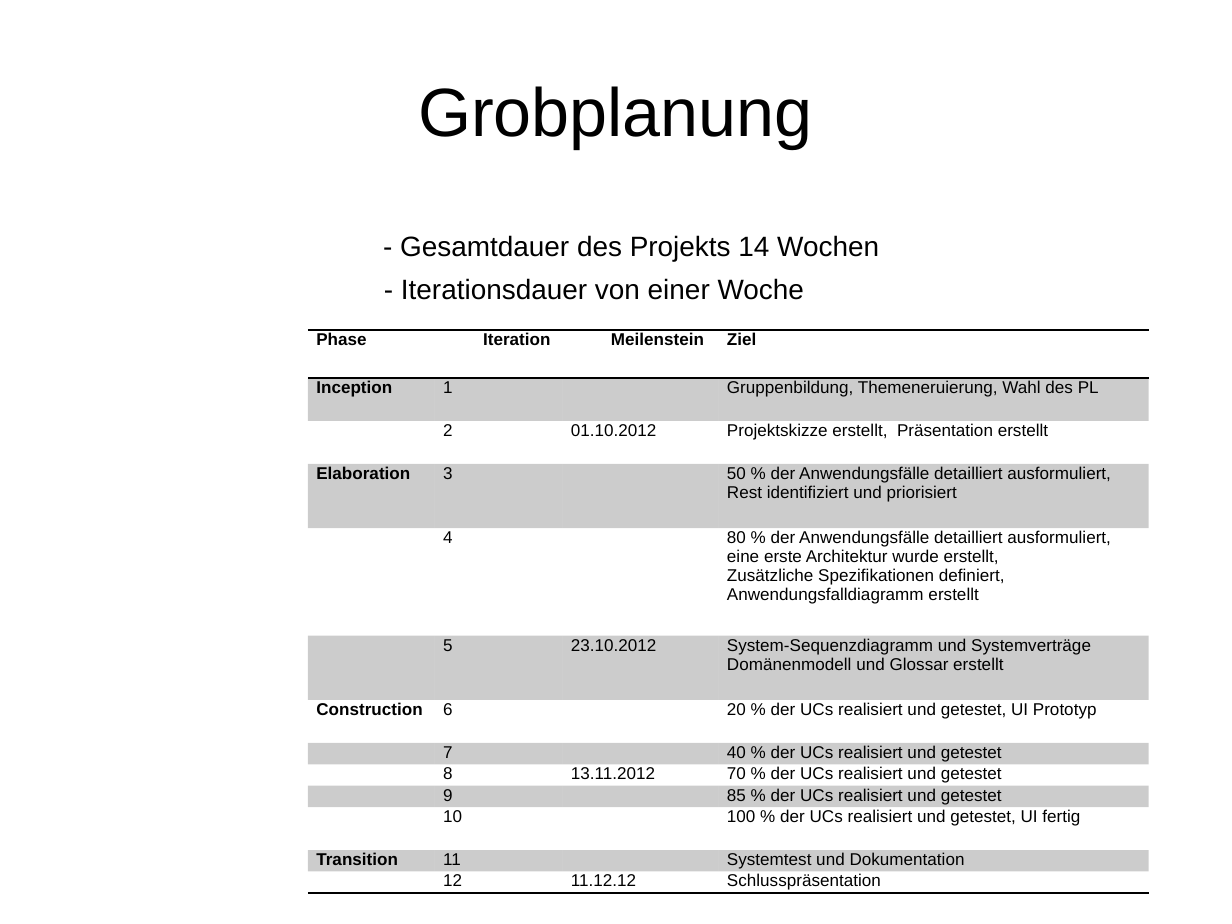
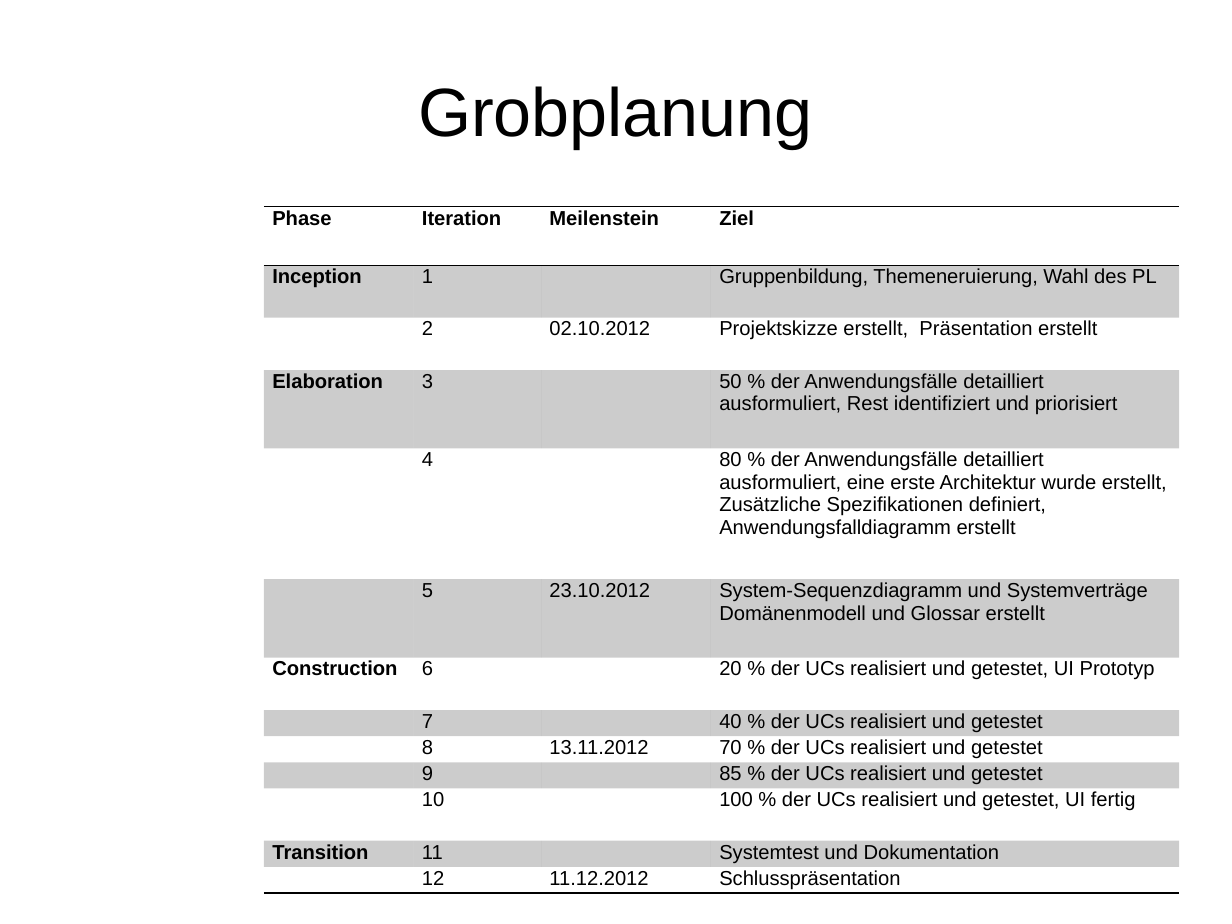
Before and after one commit to sprengmeister/IT10-t_SWE1_chess, a slide deck: slide 9 of Planung/projektskizze_nad.pptx. Drawn at 1232x924 pixels with LibreOffice and Linux fonts; fonts in the diff are those of the drawing; background and template pictures are left out. Boxes give left, top, right and bottom in pixels: in the first picture for what was removed or moved away, otherwise in the second. Text is boxed around its words. In the diff, an @@ line names an element or a change of style, - is before the commit and + after.

Commit message:
Projektskizze
Finit state

```diff
--- a/Planung/projektskizze_nad.pptx
+++ b/Planung/projektskizze_nad.pptx
@@ table at [264, 207, 1179, 894] @@
-row 3, column 3: 01.10.2012
+row 3, column 3: 02.10.2012
-row 13, column 3: 11.12.12
+row 13, column 3: 11.12.2012
@@ size 11 to 13 pt @@
@@ indent changed @@
@@ table: place and size @@
-table at [309, 330, 1149, 894]
+table at [264, 207, 1179, 894]
@@ text removed at [400, 235, 879, 261] @@
-- Gesamtdauer des Projekts 14 Wochen
@@ text removed at [401, 278, 804, 300] @@
-- Iterationsdauer von einer Woche
```
Also in this commit, not shown: 3 other slides changed, 1 slide removed, 1 other file.
